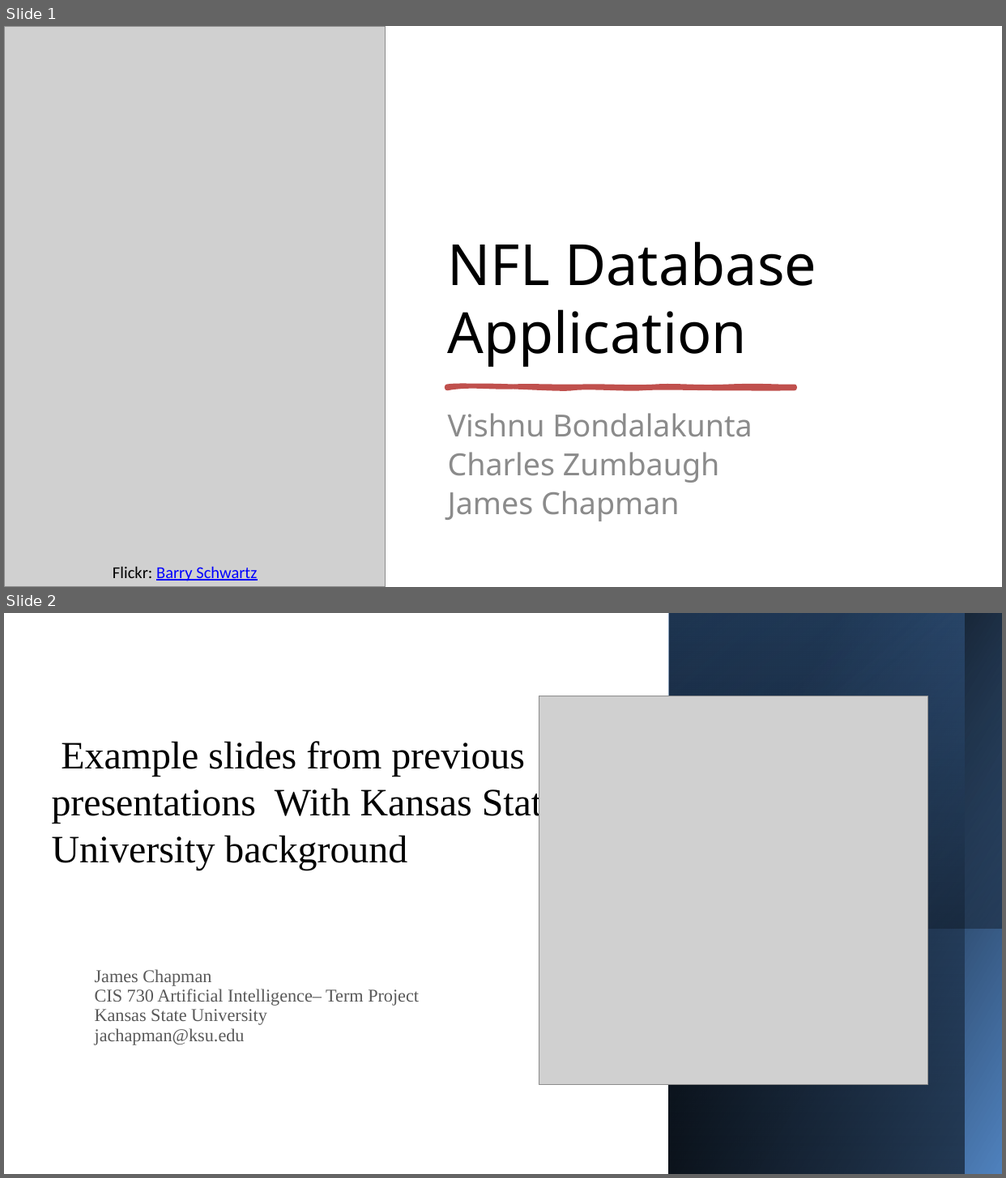
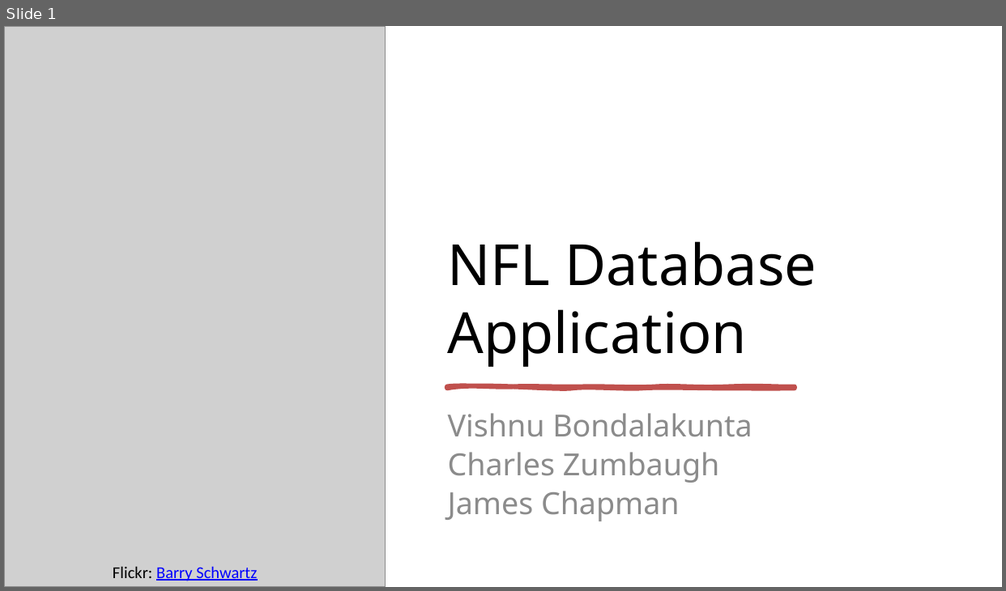
Before and after one commit to JamesChapmanNV/NFL_Database_App, a slide deck: docs/Project Presentation/NFL_Database_Presentation.pptx. Shown one above the other, each under a label of ours: slides 1 and 2 before the commit, slide 1 after it. The pictures are 1006x1178 and 1006x591 pixels, drawn with LibreOffice and Linux fonts; fonts in the diff are those of the drawing; grey boxes stand for pictures. Boxes give left, top, right and bottom in pixels: in the first picture for what was removed or moved away, otherwise in the second. Text is boxed around its words. In the diff, an @@ line names an element or a change of style, - is before the commit and + after.

```diff
--- a/docs/Project Presentation/NFL_Database_Presentation.pptx
+++ b/docs/Project Presentation/NFL_Database_Presentation.pptx
@@ slide 2 removed at bbox=[4, 613, 1002, 1174], background #FFFFFF @@
@@ rectangle removed at bbox=[669, 613, 1002, 1174] @@
@@ rectangle removed at bbox=[669, 613, 964, 1174] @@
@@ rectangle removed at bbox=[669, 613, 1002, 928] @@
@@ picture removed at bbox=[539, 696, 928, 1085] @@
@@ title removed at bbox=[52, 741, 560, 870] @@
-Example slides from previous presentations With Kansas State University background
@@ subtitle removed at bbox=[95, 969, 419, 1046] @@
-James Chapman
-CIS 730 Artificial Intelligence– Term Project
-Kansas State University
-jachapman@ksu.edu
```
Also in this commit, not shown: 1 slide changed, 5 slides added, 1 other slide removed.
